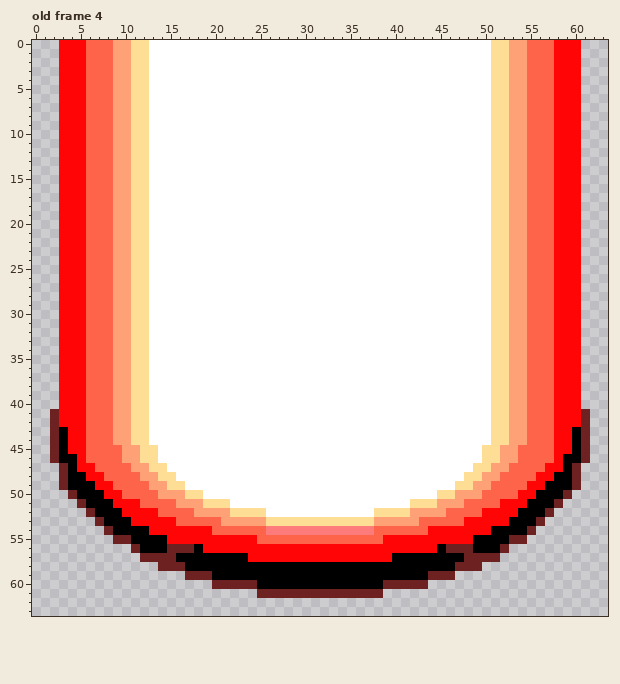
One commit to this pixel-art file: assets/satanicCircle.ase. Above, as it was before the edit.
64x64 pixels, 4 frames. Shown: old frame 4.
New version:
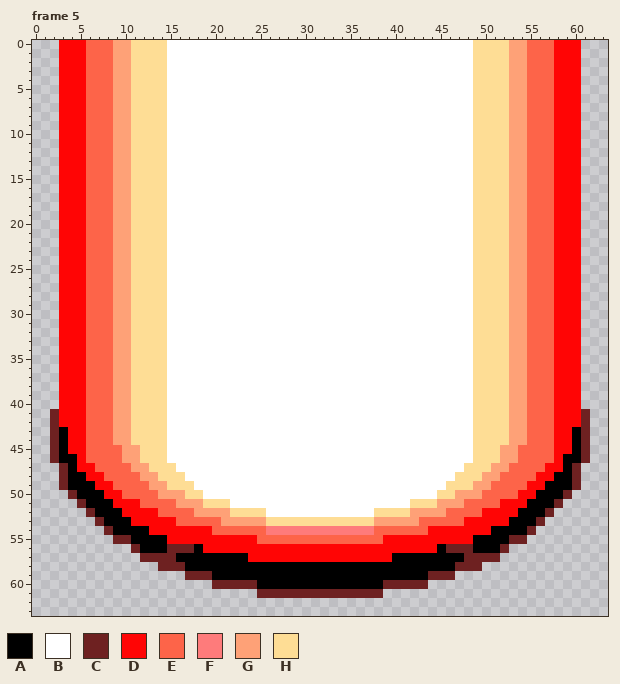
Palette (. is transparent): A #000000  B #ffffff  C #6e2121  D #ff0505  E #fd6449  F #fe7b7b  G #fea177  H #fedd95
A new or re-ordered frame is compared with the old frame closest to it.
Log entry: cool pulse in beam
What changed:
frames 4 -> 5
Frame 5 is new; against old frame 4, layer "beam":
y 0..44: x 13..14 BB -> HH; x 49..50 BB -> HH
y 45..46: x 14 B -> H; x 49 B -> H
y 47: x 15 B -> H; x 48 B -> H
y 48: x 16 B -> H; x 47 B -> H
y 49: x 17 B -> H; x 46 B -> H
Boxes around the changes in both pictures, in picture pixels (x1, y1, x2, y2):
changed: (149, 40, 194, 490)
changed: (446, 40, 491, 490)
